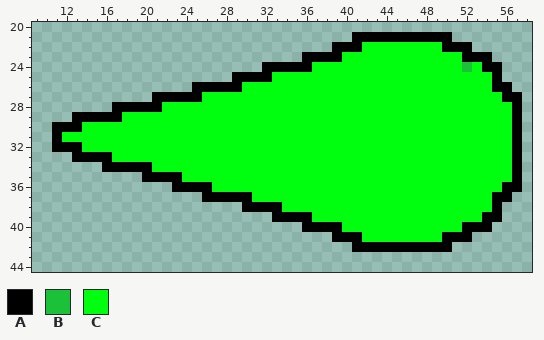
One commit to this pixel-art sprite: Assets/Resources/Sprites/Plasma.png. The picture above is the old version.
The file is 64x64 pixels. Shown: x 9..58, y 20..44.
Palette (. is transparent): A #000000  B #1bc138  C #00ff0f
Once edited:
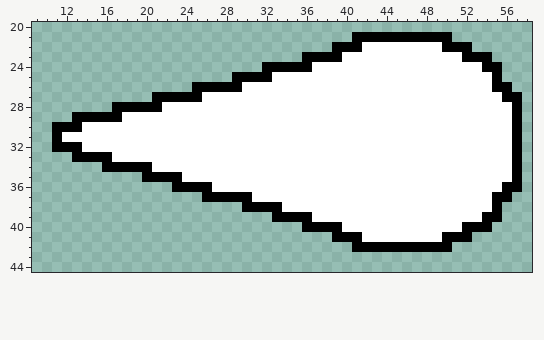
Author's note on the commit: Fixed consumable pickup text being flipped. Can change plasma colours by changing just sprite colour
The edit:
colour C: #00ff0f -> #ffffff
y 24: x 52 B -> C
